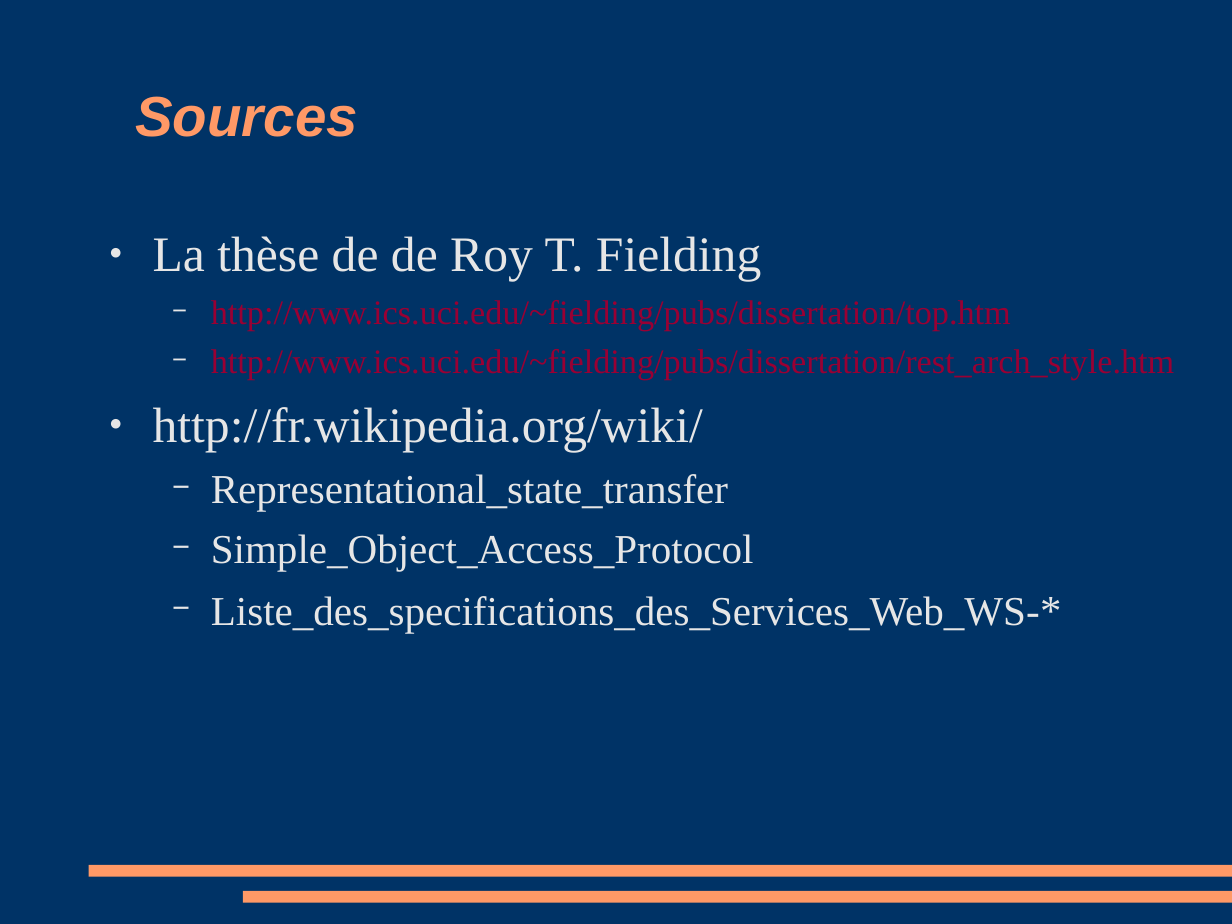
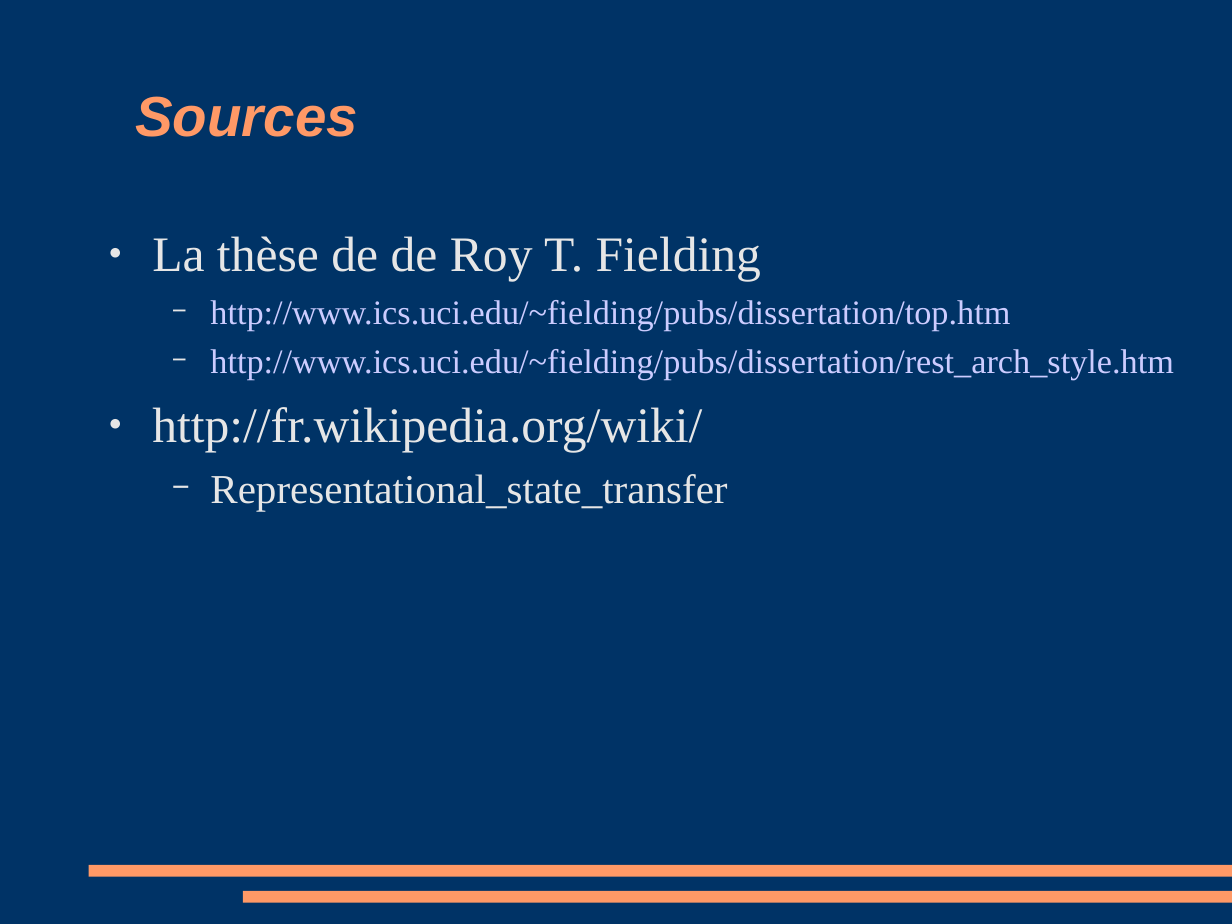
Before and after one commit to cocoon-project/restful-workshop, a slide deck: slide 16 of doc/restful-alternative.ppt. Drawn at 1232x924 pixels with LibreOffice and Linux fonts; fonts in the diff are those of the drawing. Boxes give left, top, right and bottom in pixels: in the first picture for what was removed or moved away, otherwise in the second. Text is boxed around its words. In the diff, an @@ line names an element or a change of style, - is before the commit and + after.

```diff
--- a/doc/restful-alternative.ppt
+++ b/doc/restful-alternative.ppt
@@ text "La thèse de de Roy ..." at (152, 236, 1173, 511): text colour #990033 to #CCCCFF in "http://www.ics.uci.edu/~fielding/pubs/dissertation/top.htm", "http://www.ics.uci.edu/~fielding/pubs/dissertation/rest_arch ..." @@
@@ text at (211, 534, 1040, 633): paragraphs removed @@
-  − Simple_Object_Access_Protocol
-  − Liste_des_specifications_des_Services_Web_WS-*
```
Also in this commit, not shown: 4 other slides changed, 5 other files.
